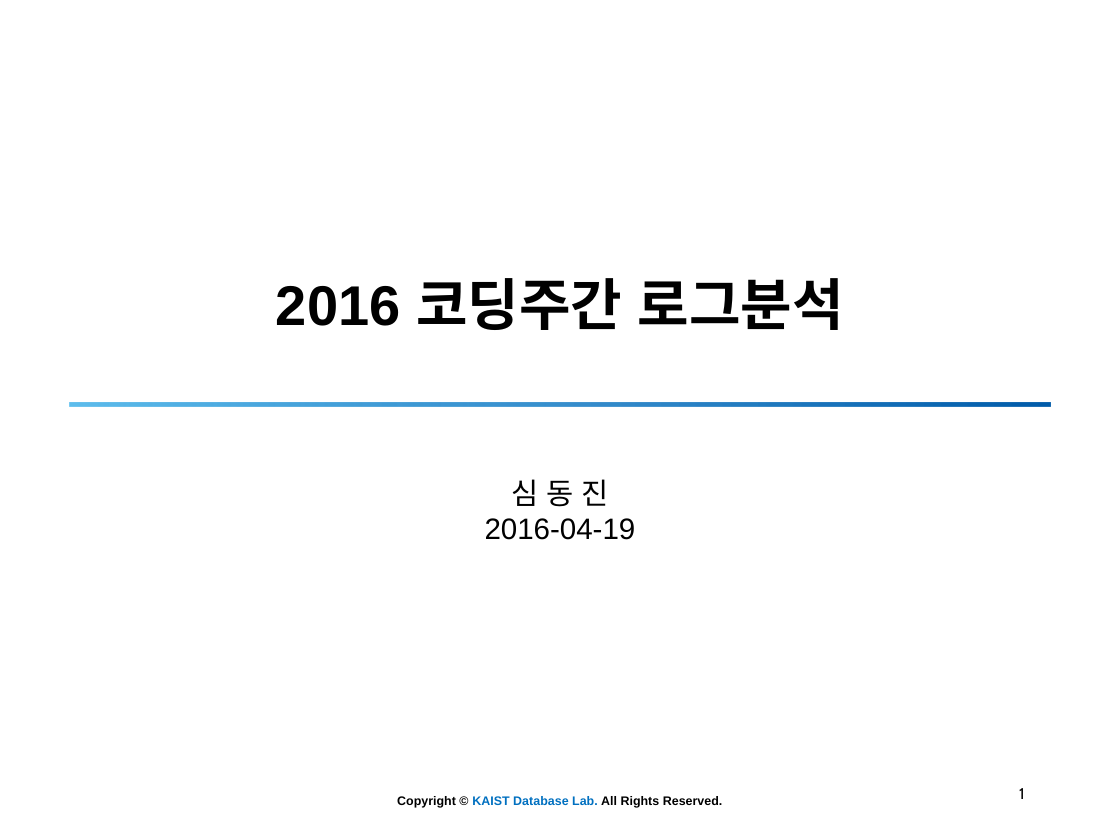
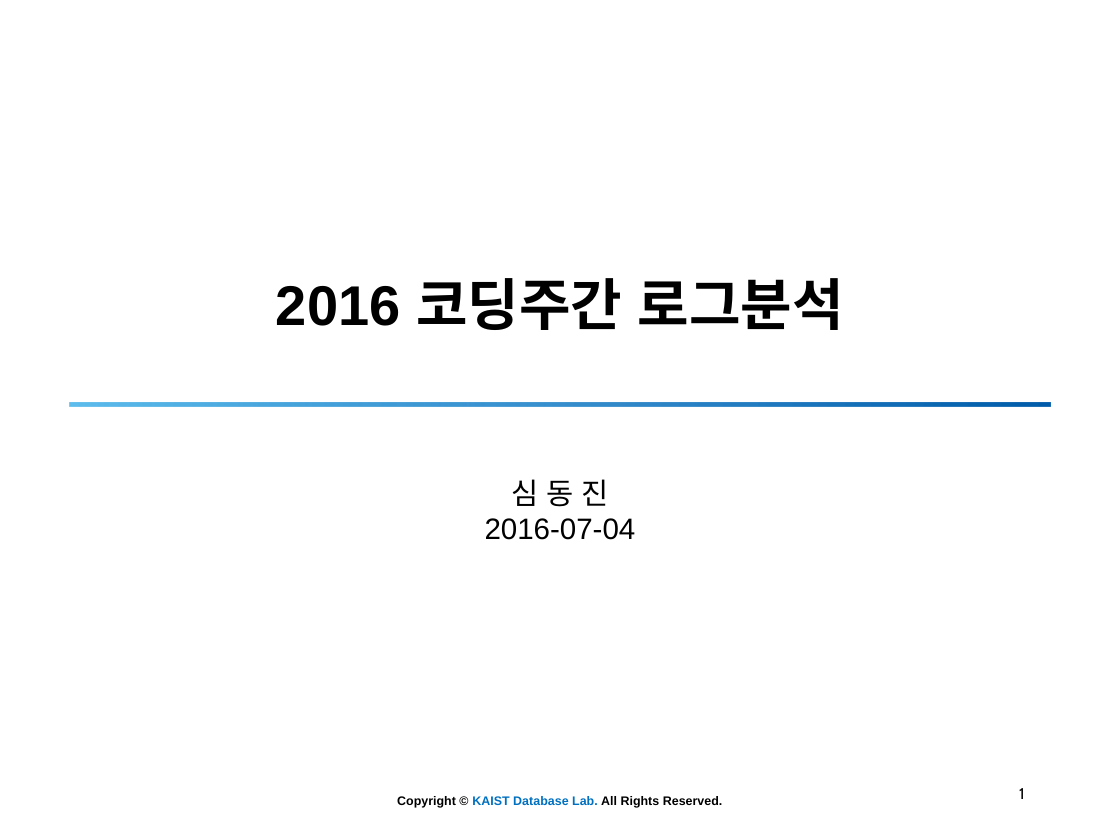
Before and after one commit to simdj/entry_log_analysis, a slide deck: slide 1 of 160704 로그분석 - 4.pptx. Drawn at 1120x840 pixels with LibreOffice and Linux fonts; fonts in the diff are those of the drawing; background and template pictures are left out. Boxes give left, top, right and bottom in pixels: in the first picture for what was removed or moved away, otherwise in the second. Text is boxed around its words. In the diff, an @@ line names an element or a change of style, - is before the commit and + after.

```diff
--- a/160704 로그분석 - 4.pptx
+++ b/160704 로그분석 - 4.pptx
@@ subtitle at (485,518,636,540): text changed @@
-2016-04-19
+2016-07-04
```
Also in this commit, not shown: 4 other slides changed, 19 other files.
